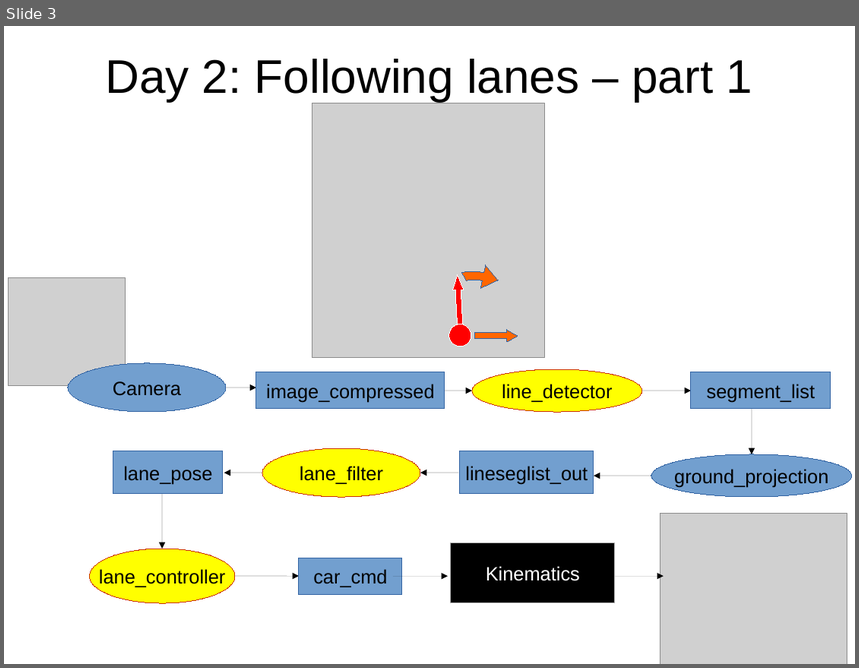
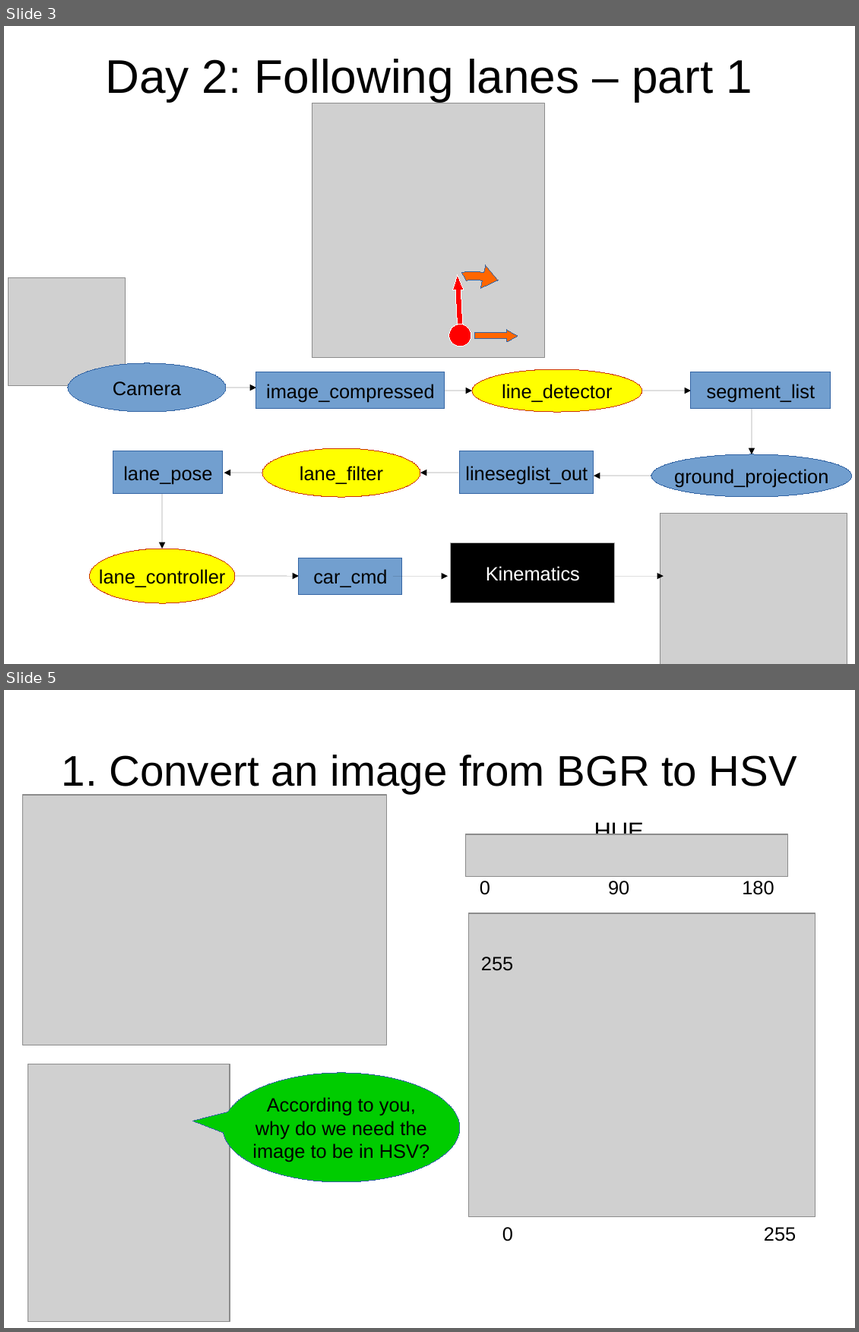
Before and after one commit to maivincent/MISE_presentations, a slide deck: step2_lane_control.odp. Shown one above the other, each under a label of ours: slide 3 before the commit, slides 3 and 5 after it; the slides between them are not shown. The pictures are 859x668 and 859x1332 pixels, drawn with LibreOffice and Linux fonts; fonts in the diff are those of the drawing; grey boxes stand for pictures. Boxes give left, top, right and bottom in pixels: in the first picture for what was removed or moved away, otherwise in the second. Text is boxed around its words. In the diff, an @@ line names an element or a change of style, - is before the commit and + after.

```diff
--- a/step2_lane_control.odp
+++ b/step2_lane_control.odp
@@ slide 5 added at bbox=[4, 690, 855, 1328], background #FFFFFF @@
@@ title added at bbox=[62, 755, 797, 793], 40 pt, text #000000 @@
+1. Convert an image from BGR to HSV
@@ picture added at bbox=[22, 795, 387, 1046] @@
@@ group added at bbox=[466, 820, 816, 1242]: 5 texts, 2 pictures @@
+HUE
+0 90 180
+0
+255
+255
@@ picture added at bbox=[28, 1065, 230, 1322] @@
@@ speech bubble added at bbox=[223, 1073, 460, 1182], fill #00CC00, outline #3465A4 0 pt, 18 pt, text #000000 @@
+According to you,
+why do we need the
+image to be in HSV?
```
Also in this commit, not shown: 1 slide changed, 5 other slides added, 1 slide removed, 11 other files.
